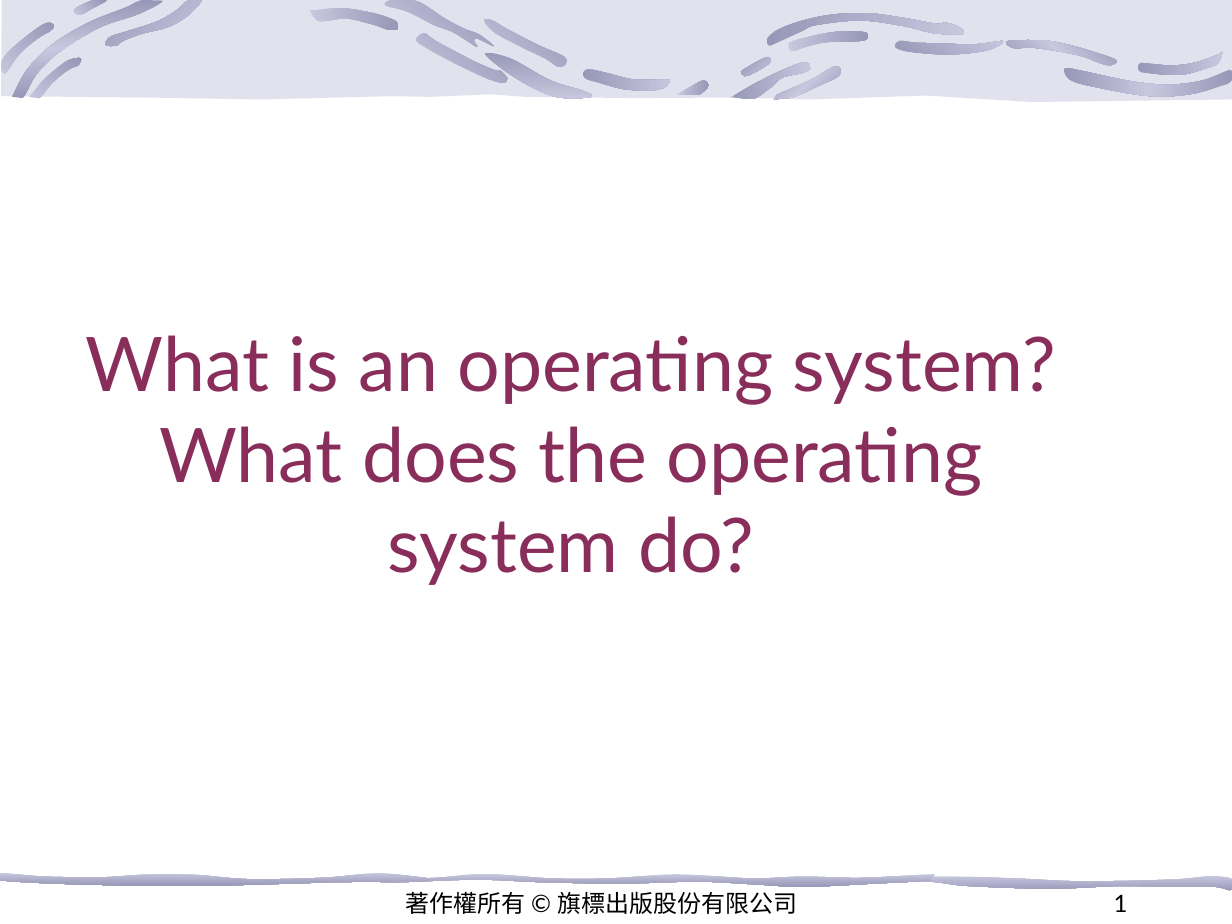
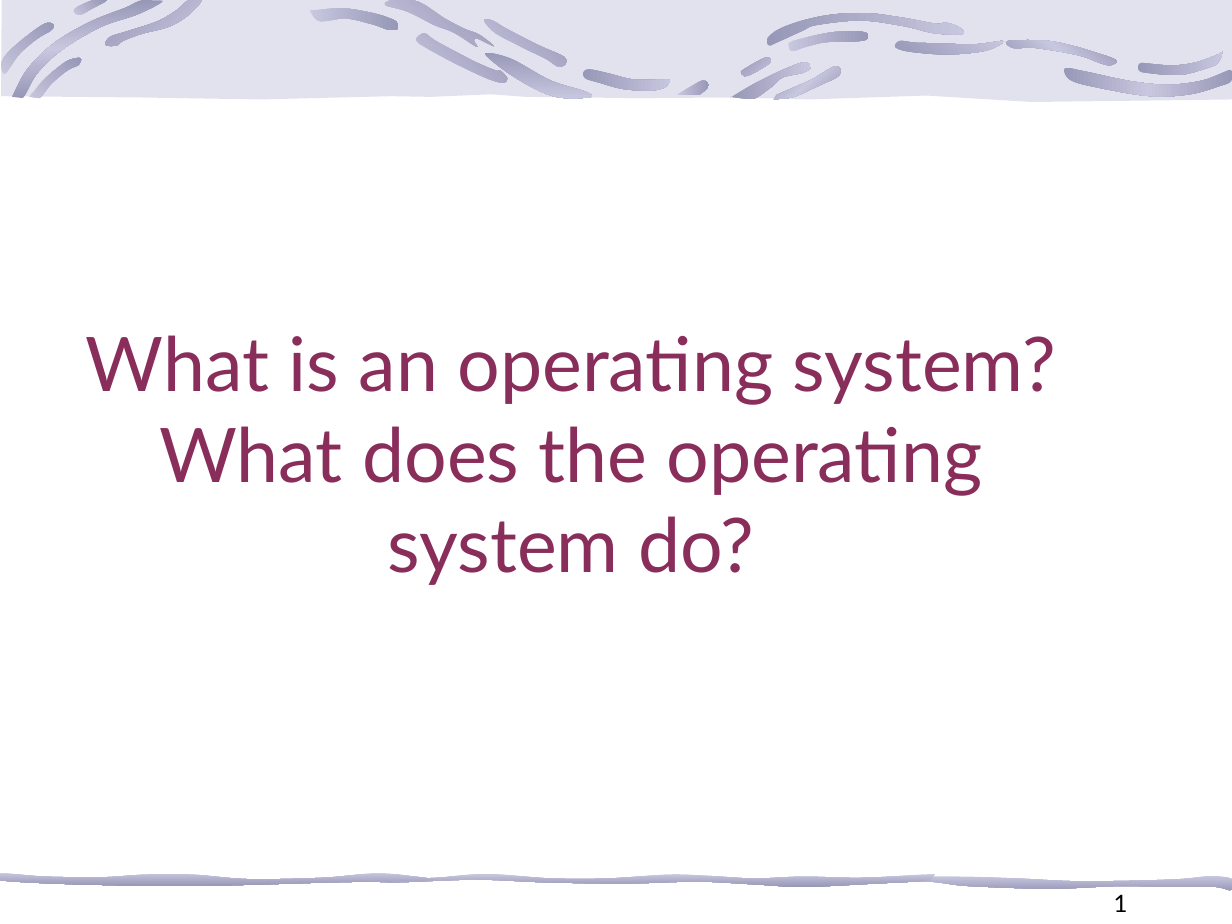
Before and after one commit to kevincdj3269-hash/Operating_System-, a slide deck: slide 1 of Course PPT/CH 1/Chapter 1 Introduction to Operating Systems.pptx.ppt. Drawn at 1232x924 pixels with LibreOffice and Linux fonts; fonts in the diff are those of the drawing; background and template pictures are left out. Boxes give left, top, right and bottom in pixels: in the first picture for what was removed or moved away, otherwise in the second. Text is boxed around its words. In the diff, an @@ line names an element or a change of style, - is before the commit and + after.

```diff
--- a/Course PPT/CH 1/Chapter 1 Introduction to Operating Systems.pptx.ppt
+++ b/Course PPT/CH 1/Chapter 1 Introduction to Operating Systems.pptx.ppt
@@ text removed at <box>406,891,797,914</box> @@
-著作權所有 © 旗標出版股份有限公司
```
Also in this commit, not shown: 17 other slides changed.
